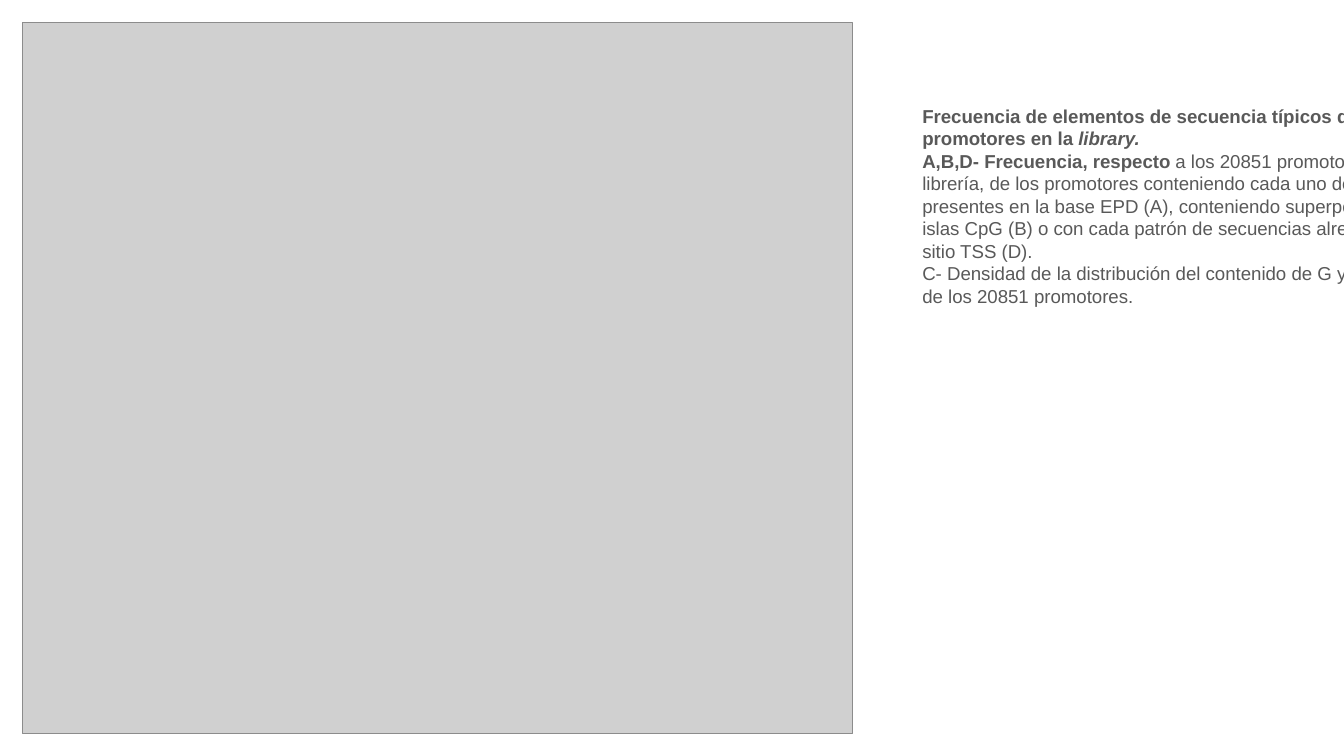
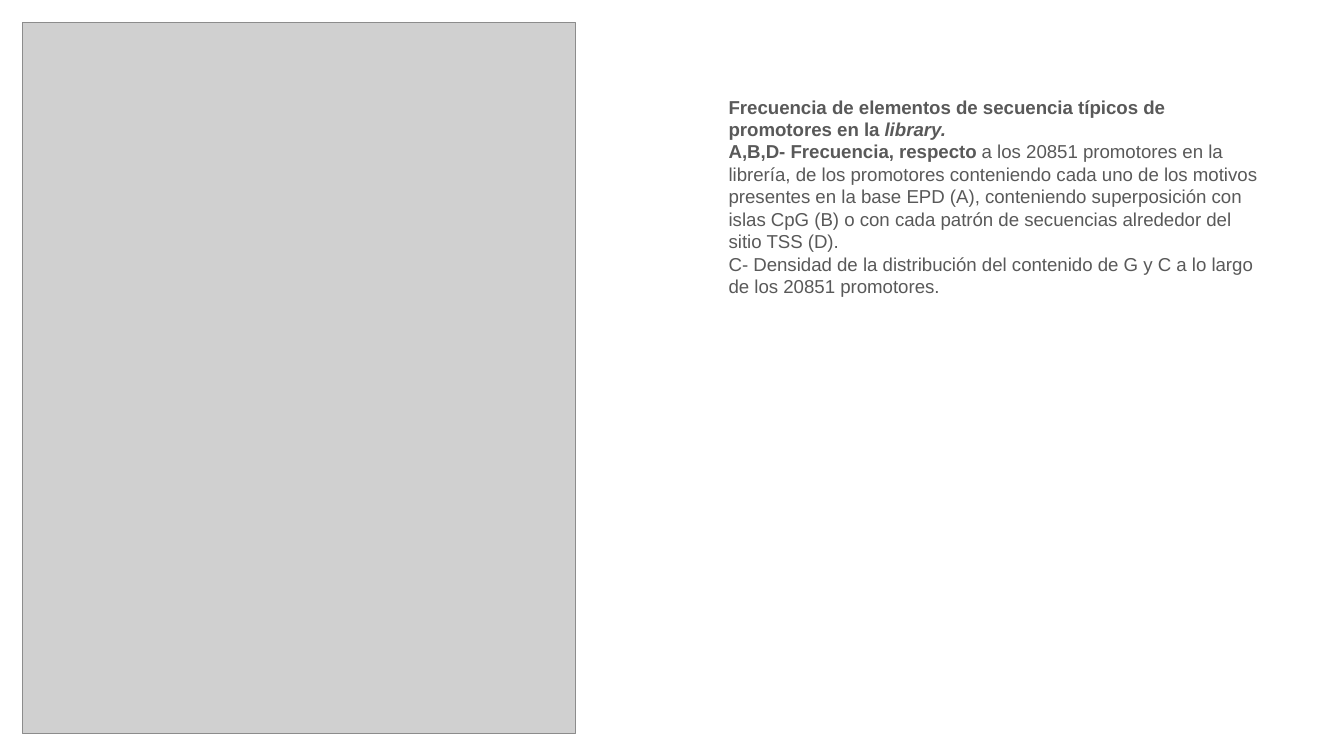
Before and after one commit to martin-iungman/TesisDoc, a slide deck: slide 10 of docs/Fig MyM.pptx. Drawn at 1344x756 pixels with LibreOffice and Linux fonts; fonts in the diff are those of the drawing; grey boxes stand for pictures. Boxes give left, top, right and bottom in pixels: in the first picture for what was removed or moved away, otherwise in the second. Text is boxed around its words. In the diff, an @@ line names an element or a change of style, - is before the commit and + after.

```diff
--- a/docs/Fig MyM.pptx
+++ b/docs/Fig MyM.pptx
@@ picture: place and size @@
-picture at [23, 23, 853, 734]
+picture at [23, 23, 577, 734]
@@ text "Frecuencia de elementos de secuencia ..." rewrapped from [922, 109, 1344, 307] to [729, 100, 1257, 297] @@
```
Also in this commit, not shown: 1 other slide changed, 4 other files.
